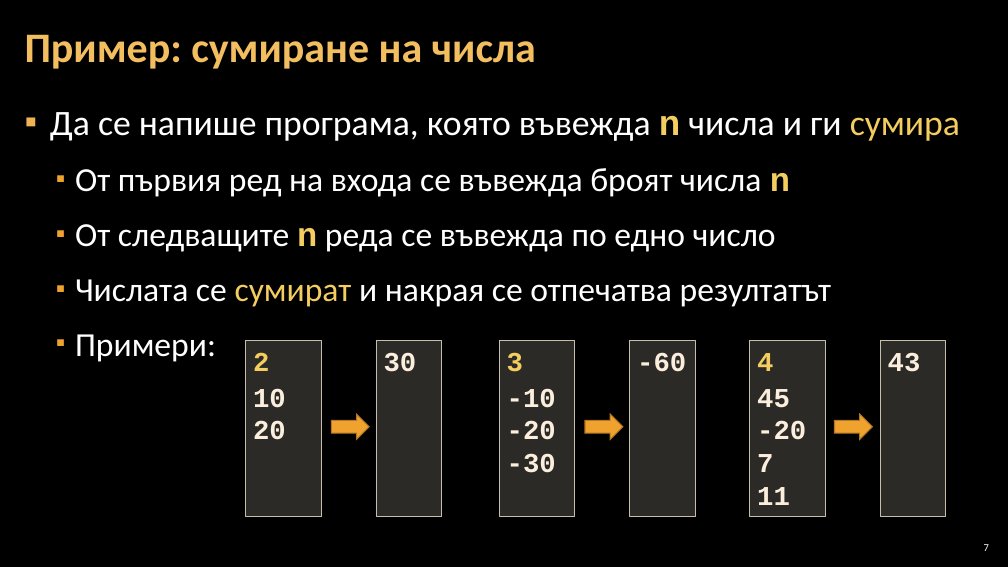
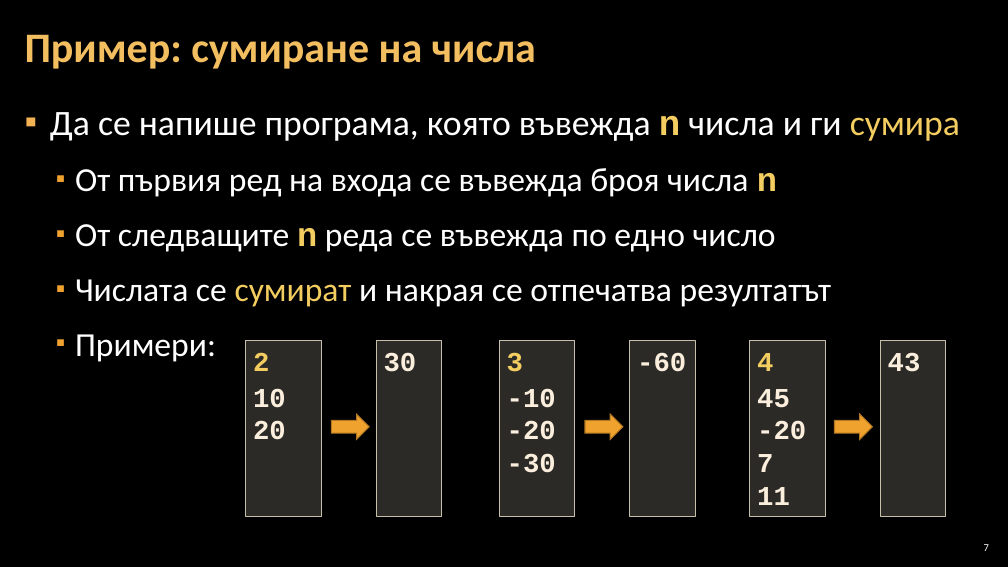
Before and after one commit to Software-University/Python-Basics, a slide deck: slide 7 of 5. Loops/5. Loops.pptx. Drawn at 1008x567 pixels with LibreOffice and Linux fonts; fonts in the diff are those of the drawing; background and template pictures are left out. Boxes give left, top, right and bottom in pixels: in the first picture for what was removed or moved away, otherwise in the second. Text is boxed around its words. In the diff, an @@ line names an element or a change of style, - is before the commit and + after.

```diff
--- a/5. Loops/5. Loops.pptx
+++ b/5. Loops/5. Loops.pptx
@@ text at [75, 168, 777, 197]: text changed @@
-  ▪ От първия ред на входа се въвежда броят числа n
+  ▪ От първия ред на входа се въвежда броя числа n
```
Also in this commit, not shown: 2 other slides changed, 5 other files.
